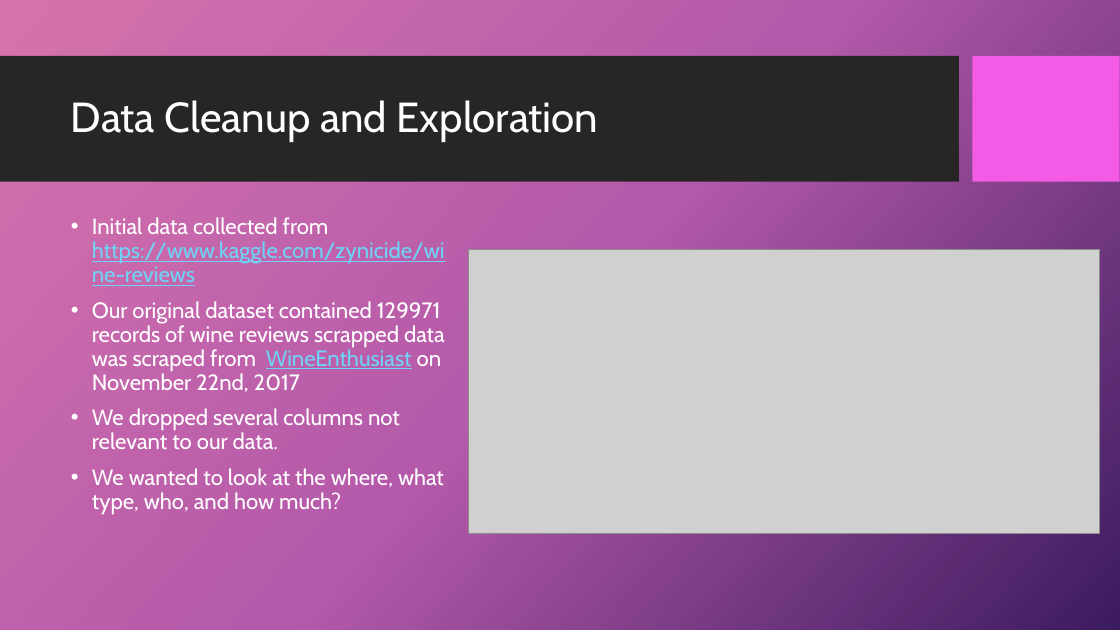
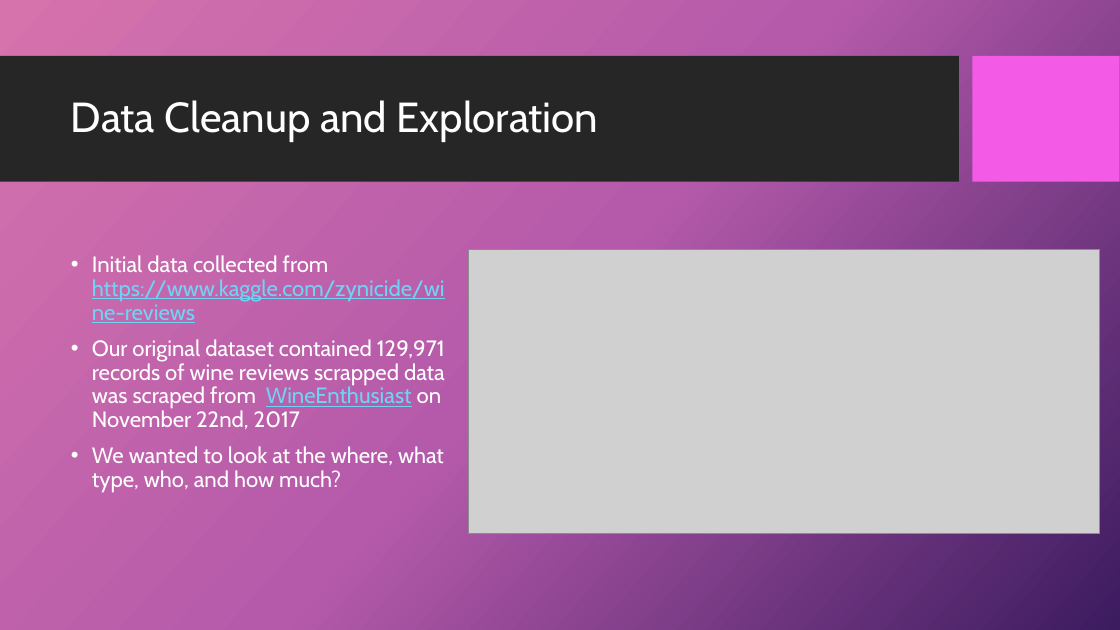
Before and after one commit to 4Reference/Project1, a slide deck: slide 4 of Data Science_Project 1_Group2.pptx (slide 5 before the commit). Drawn at 1120x630 pixels with LibreOffice and Linux fonts; fonts in the diff are those of the drawing; grey boxes stand for pictures; background and template pictures are left out. Boxes give left, top, right and bottom in pixels: in the first picture for what was removed or moved away, otherwise in the second. Text is boxed around its words. In the diff, an @@ line names an element or a change of style, - is before the commit and + after.

```diff
--- a/Data Science_Project 1_Group2.pptx
+++ b/Data Science_Project 1_Group2.pptx
@@ text "Initial data collected from https://www.kaggle.com/zynicide/ ...": place and size @@
-text "Initial data collected from https://www.kaggle.com/zynicide/ ..." at [92, 217, 445, 515]
+text "Initial data collected from https://www.kaggle.com/zynicide/ ..." at [92, 255, 445, 493]
@@ text at [92, 339, 445, 429]: text changed @@
-• Our original dataset contained 129971 records of wine reviews scrapped data was scraped from WineEnthusiast on November 22nd, 2017
-• We dropped several columns not relevant to our data.
+• Our original dataset contained 129,971 records of wine reviews scrapped data was scraped from WineEnthusiast on November 22nd, 2017
```
Also in this commit, not shown: 9 other slides changed, 1 slide added, 2 slides removed.
